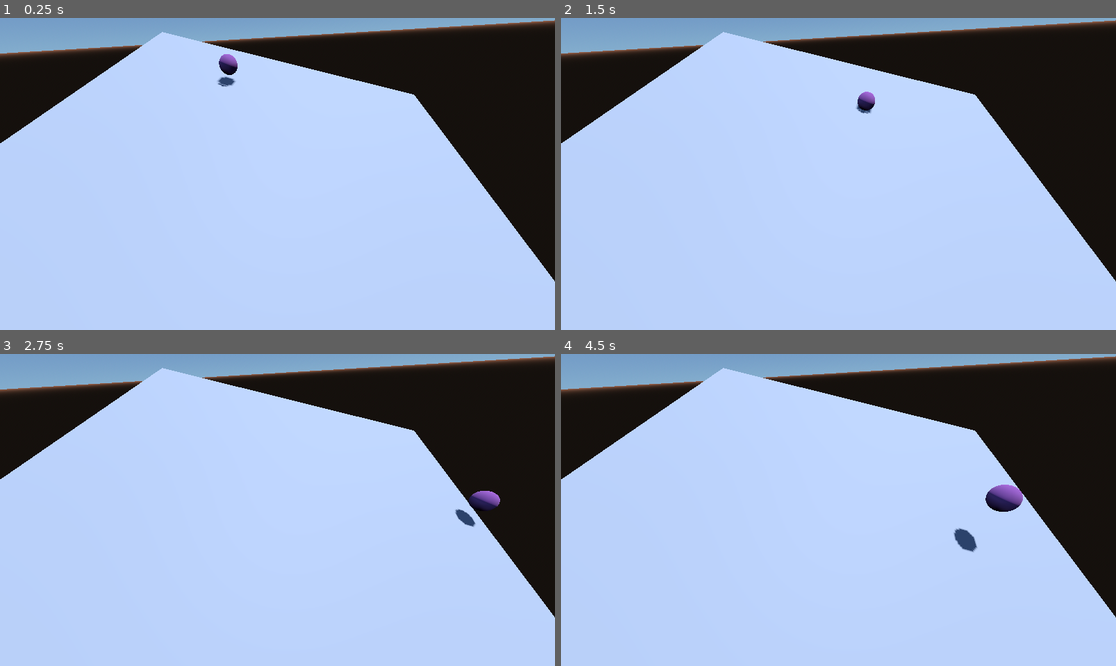
Above: before the commit, frames 1-4 (two rows, left to right).
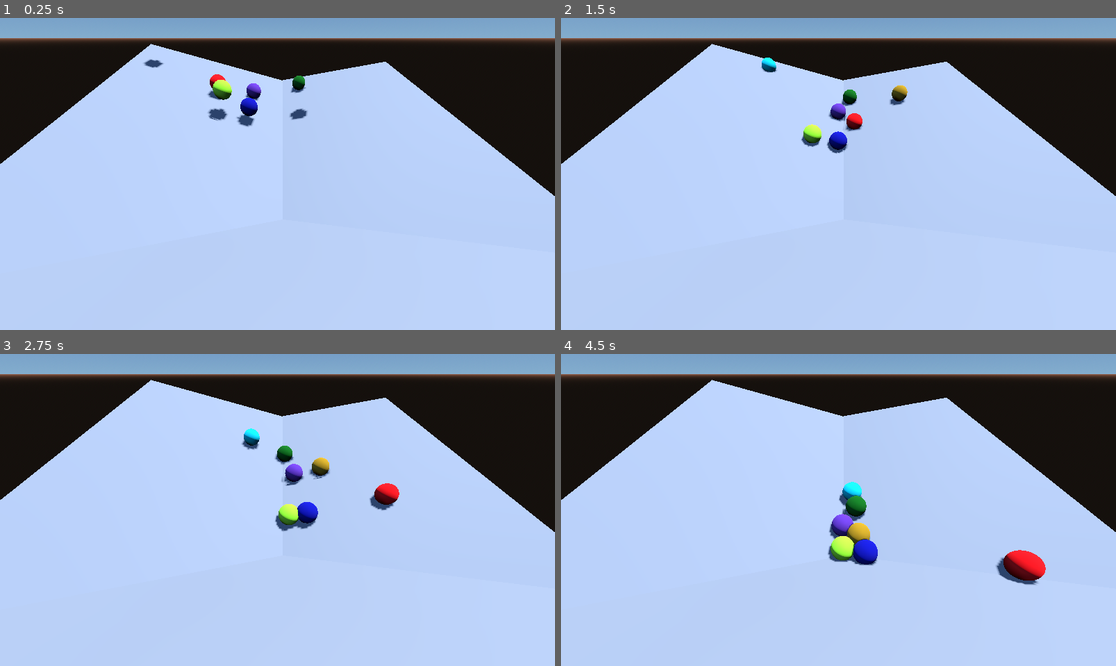
Above: after the commit, the same moments.

Repository: svdragster/Godot-Verlet-Solver
Game: Godot game, scene res://example/3d/Example3D_2.tscn
Two runs of this game, one before a commit and one after it. Both use one fixed random seed, a clock stepped at 60 frames per second and the inputs below. This scene is started directly instead of the project's main scene.
Inputs (mouse positions are in pixels of both pictures, inside the frame that each line leads up to):
- Up to frame 1 (0.25 s): no input
- Up to frame 2 (1.5 s): tap Enter (toggle_simulation) at 0.5 s; move the mouse to (960, 158) at 0.52 s; hold D (right) 0.53-1.28 s; tap Space (next_step) at 0.6 s; move the mouse to (727, 189) at 1.27 s; hold S (down) from 1.28 s (still down); click (727, 189) at 1.35 s
- Up to frame 3 (2.75 s): move the mouse to (333, 441) at 2.02 s; release S (down) at 2.03 s; hold D (right) from 2.03 s (still down); tap Enter (toggle_simulation) at 2.1 s
- Up to frame 4 (4.5 s): move the mouse to (810, 572) at 2.77 s; release D (right) at 2.78 s; hold W (up) 2.78-3.53 s; tap Space (next_step) at 2.85 s; move the mouse to (1005, 556) at 3.52 s; hold A (left) from 3.53 s (still down); click (1005, 556) at 3.6 s; move the mouse to (672, 463) at 4.27 s; tap Enter (toggle_simulation) at 4.35 s

The runs differ from the first frame. In frame 1, 12% of the frame differs, in the area x 0-100%, y 0-85%; in frame 2, 12%; in frame 3, 12%; in frame 4, 14%.

Commit message:
add example from video

Diff:
--- a/example/3d/Example3D_2.gd
+++ b/example/3d/Example3D_2.gd
@@ -1,9 +1,20 @@
 extends Node3D
 
-
+var colors = [Color.RED, Color.GREEN_YELLOW, Color.DARK_BLUE, Color.REBECCA_PURPLE, Color.DARK_GREEN, Color.DARK_GOLDENROD, Color.DARK_TURQUOISE]
 
 func _ready():
-	pass
+	var color_index := 0
+	for child in get_node("VerletSolver3D").get_children():
+		if child is VerletSphere3D:
+			var mesh : Mesh = child.get_node("MeshInstance3D").mesh.duplicate()
+			child.get_node("MeshInstance3D").mesh = mesh
+			var material := StandardMaterial3D.new()
+			material.albedo_color = colors[color_index]
+			mesh.material = material
+
+			color_index += 1
+			if color_index >= colors.size():
+				color_index = 0
 
 func _physics_process(delta):
 	if Input.is_action_pressed("up"):
--- a/example/3d/Example3D_2.tscn
+++ b/example/3d/Example3D_2.tscn
@@ -23,20 +23,43 @@
 script = ExtResource("1_ld7fk")
 
 [node name="VerletSolver3D" parent="." instance=ExtResource("2_p86lk")]
-gravity = Vector3(0, -5, 0)
 
 [node name="VerletSphere3D" parent="VerletSolver3D" instance=ExtResource("3_tko6a")]
 transform = Transform3D(1, 0, 0, 0, 1, 0, 0, 0, 1, -3, 3.5, -5)
 
+[node name="VerletSphere3D2" parent="VerletSolver3D" instance=ExtResource("3_tko6a")]
+transform = Transform3D(1, 0, 0, 0, 1, 0, 0, 0, 1, -2.30916, 3.5, -3.24784)
+
+[node name="VerletSphere3D3" parent="VerletSolver3D" instance=ExtResource("3_tko6a")]
+transform = Transform3D(1, 0, 0, 0, 1, 0, 0, 0, 1, -0.929282, 2.57469, -3.24784)
+
+[node name="VerletSphere3D4" parent="VerletSolver3D" instance=ExtResource("3_tko6a")]
+transform = Transform3D(1, 0, 0, 0, 1, 0, 0, 0, 1, -0.929282, 2.83187, -5.97464)
+
+[node name="VerletSphere3D7" parent="VerletSolver3D" instance=ExtResource("3_tko6a")]
+transform = Transform3D(1, 0, 0, 0, 1, 0, 0, 0, 1, 2.3725, 2.99827, -7.88611)
+
+[node name="VerletSphere3D5" parent="VerletSolver3D" instance=ExtResource("3_tko6a")]
+transform = Transform3D(1, 0, 0, 0, 1, 0, 0, 0, 1, 5.07016, 9.462, -5.97464)
+
+[node name="VerletSphere3D6" parent="VerletSolver3D" instance=ExtResource("3_tko6a")]
+transform = Transform3D(1, 0, 0, 0, 1, 0, 0, 0, 1, -4.37903, 12.462, -7.83725)
+
 [node name="VerletPlane3D" parent="VerletSolver3D" instance=ExtResource("3_xi7gj")]
 transform = Transform3D(9.65926, 0.258819, -2.3066e-08, -2.5, 0.933013, -2.58819, -0.669873, 0.25, 9.65926, 1, 0, 0)
+
+[node name="VerletPlane3D2" parent="VerletSolver3D" instance=ExtResource("3_xi7gj")]
+transform = Transform3D(9.86673, -0.127285, 1.0137, 1.4829, 0.959843, -2.38142, -0.669873, 0.25, 9.65926, 1, 0, 0)
+
+[node name="VerletPlane3D3" parent="VerletSolver3D" instance=ExtResource("3_xi7gj")]
+transform = Transform3D(9.84736, 0.0138901, 1.73498, -0.824142, 0.915195, 3.94495, -1.53305, -0.402772, 9.0237, 1, 0, 4)
 
 [node name="DirectionalLight3D" type="DirectionalLight3D" parent="."]
 transform = Transform3D(0.932784, -1.57552e-08, 0.360436, -0.354327, -0.183334, 0.916974, 0.0660802, -0.983051, -0.171011, 0, 2, 0)
 shadow_enabled = true
 
 [node name="Camera3D" type="Camera3D" parent="."]
-transform = Transform3D(0.99558, -0.0131227, 0.0929959, -0.0469586, 0.787976, 0.613913, -0.0813347, -0.615567, 0.783877, 0.722088, 4.43193, 6.23248)
+transform = Transform3D(1, 0, 0, 0, 0.791416, 0.611278, 0, -0.611278, 0.791416, 0.722088, 5.43193, 7.23248)
 fov = 83.1347
 
 [node name="WorldEnvironment" type="WorldEnvironment" parent="."]
--- a/verlet3d/collisions/verlet_collision_solver_3d.gd
+++ b/verlet3d/collisions/verlet_collision_solver_3d.gd
@@ -83,8 +83,8 @@
 		var radius_squared = sphere_shape.radius * sphere_shape.radius
 		var diff = plane_normal_scaled_length - radius_squared
 		if diff <= 0:
-			print(abs(diff))
-			sphere.position += plane_normal * abs(diff) * 0.01
+			sphere.position += plane_normal * abs(diff) * 0.02
+			sphere.friction = 0.98
 	#var collision_vector = (sphere.position - plane_normal_scaled)
 	#print("collision_vector: ", collision_vector, "  plane_normal_scaled: ", plane_normal_scaled)
 	#var plane_rotation : Vector3 = Vector3(1, 0, 1)
